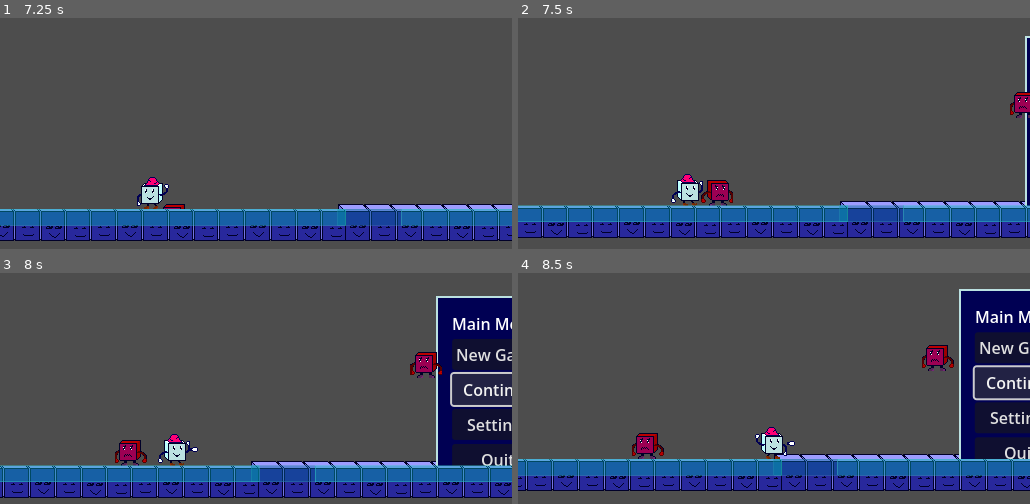
Above: before the commit, frames 1-4 (two rows, left to right).
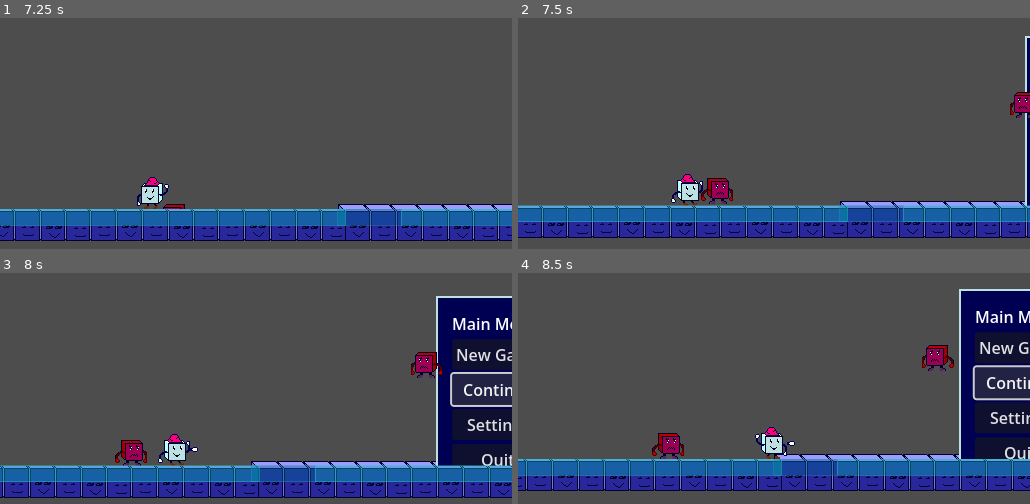
Above: after the commit, the same moments.

Repository: Doomn00b/Kewb
Game: Godot game, scene res://scenes/main.tscn
Two runs of this game, one before a commit and one after it. Both use one fixed random seed, a clock stepped at 60 frames per second and the inputs below. The engine's default icon, where the game draws it, is replaced by a stand-in: a white triangle on a blue panel in a dark square.
Inputs:
- Up to frame 1 (7.25 s): tap Enter (ui_accept) at 0.5 s; hold Right (move_forward) 0.53-1.25 s; tap Z (attack) at 0.6, 4.35, 5.3, 5.85, 6.6 s; tap Space (jump) at 0.77, 4.52, 6.02, 6.77 s; click "New Game" at 1.25 s; click "New Game" at 2 s; click "Continue" at 2.75 s; click "Continue" at 3.5 s; hold Right (move_forward) 4.28-5.03 s; hold X (charge) 5.03-5.78 s; hold Left (move_back) from 5.03 s (still down)
- Up to frame 2 (7.5 s): release Left (move_back) at 7.28 s; hold Right (move_forward) from 7.28 s (still down); tap X (charge) at 7.35 s
- Up to frame 3 (8 s): keep holding Right (move_forward); tap Space (jump) at 7.52 s; tap Z (attack) at 7.55 s
- Up to frame 4 (8.5 s): keep holding Right (move_forward); tap Z (attack) at 8.1 s

Frame 1 is identical in both runs. In frame 2, 0.3% of the frame differs, in the area x 35-42%, y 69-82%; in frame 3, 0.3%; in frame 4, 0.9%, in the area x 22-33%, y 69-81%.

Commit message:
ART: Made a rush-frame for enemy. EDITOR: Connected up frames to animation. CODE: Attempted to make death-state work.
Death-state doesn't work because there's nothing that triggers TAKE DAMAGE.

Diff:
--- a/FiniteStateMachine.gd
+++ b/FiniteStateMachine.gd
@@ -2,12 +2,23 @@
 class_name FiniteStateMachine
 
 @export var state: State #We make a new variable based on our state-script.
+var state_dict : Dictionary[String, State] = {}
+
+func _init() -> void:
+	pass
+	#UPDATE STATE DICT HERE
 
 func _ready() -> void:
-	change_state(state)
+	state.enter_state()
 
-func change_state(new_state: State):
+func change_state(new_state : String):
+	if !state_dict.has(new_state): #If our state-dictionary doesn't have a new state...
+		push_error(new_state, " Does not exist in state dict") #...we get an error.
+		return
 	if state is State: #This checks if our current state is actually a state, and not NULL.
-		state._exit_state()
-	new_state._enter_state()
-	state = new_state #Since we checked that we had a new state, we make our current state the new state.
+		state.exit_state() #We run the exit-state function.
+	state = state_dict[new_state] #Since we exited the state, we check the dictionary for a new state.
+	state.enter_state() #And then we enter the new state.
+
+func _physics_process(delta: float) -> void:
+	state.update_state(delta) #We continously update our current state.
--- a/State.gd
+++ b/State.gd
@@ -6,7 +6,10 @@
 signal state_finished #We give the script the ability to send a signal, that it's done.
 
 @abstract
-func _enter_state() -> void
+func enter_state() -> void
 
 @abstract
-func _exit_state() -> void
+func update_state(delta : float) -> void
+
+@abstract
+func exit_state() -> void
--- a/characters/Enemies/EkDeathState.gd
+++ b/characters/Enemies/EkDeathState.gd
@@ -3,21 +3,19 @@
 
 @export var actor: EnemyKewb #We put our "Actor" here, in this case, our enemy-Kewb.
 
-signal ek_dead #Signal that says enemy is dead.
+# Called when the node enters the scene tree for the first time.
+func _ready() -> void:
+	pass
+
+func enter_state() -> void:
+	actor.animator.play("ek_dead")
+	actor.queue_free() #We remove Enemy from memory, destroying it.
+
+# Called every frame. 'delta' is the elapsed time since the previous frame.
+func update_state(_delta: float) -> void:
+	pass
 
 
-# Called when the node enters the scene tree for the first time.
-func _ready() -> void:
-	set_physics_process(false)
-
-func _enter_state() -> void:
-	set_physics_process(true)
-
-# Called every frame. 'delta' is the elapsed time since the previous frame.
-func _physics_process(delta: float) -> void:
-	actor._apply_gravity(delta)
-	actor.move_and_slide()
-
-func _exit_state() -> void:
-	set_physics_process(false)
-	print_debug("Enemy-kewb died!")
+func exit_state() -> void:
+	#We NEVER exit this state. This is the end...
+	pass
--- a/characters/Enemies/EkRoamingState.gd
+++ b/characters/Enemies/EkRoamingState.gd
@@ -3,33 +3,28 @@
 extends State #We inherit from our old abstract class, making what's in here a State.
 
 @export var actor: EnemyKewb #We put our "Actor" here, in this case, our enemy-Kewb.
-#@export var flip: Marker2D
-#@export var animator: AnimationPlayer
-#@export var atk_raycast : RayCast2D
-#@export var edge_rayL : RayCast2D #Left edge-raycast, to detect where a cliff is.
-#@export var edge_rayR : RayCast2D #Right edge-raycast, to detect where a cliff is.
-
 @export var Ewspeed: int = 50 #The walking, aka Roaming -speed.
-
 
 signal found_player #Signal that sends to rush-state.
 signal hurt_roam #Signal that sends to stun-state or dead-state.
 
 # Called when the node enters the scene tree for the first time.
 func _ready() -> void: #Start
-	set_physics_process(false) #We turn off physics, to make sure it's not running before we enter state.
+	var sm : FiniteStateMachine = get_parent()
+	found_player.connect(sm.change_state.bind("Rush")) #We connect the found player signal to activate the rush state
 
-func _enter_state() -> void:
-	set_physics_process(true)
+func enter_state() -> void:
+	pass
 
-func _exit_state() -> void:
-	set_physics_process(false) #We turn off physics again, when we exit state. (because the next state will turn its own on)
+func exit_state() -> void:
+	print_debug("Exiting Roaming")
 
-func _physics_process(delta: float) -> void: #FixedUpdate
-	actor._apply_gravity(delta)
+func update_state(delta: float) -> void: #FixedUpdate
+	#actor.take_damage(delta)
+	actor.apply_gravity(delta)
 	_roaming()
-	actor._flip() #We run the flip-function in the Actor (enemy-kewb).
-	actor._wall_collide(delta) #We check for wall-collisions via the function in Actor. (enemy-kewb)
+	actor.flip() #We run the flip-function in the Actor (enemy-kewb).
+	actor.wall_collide(delta) #We check for wall-collisions via the function in Actor. (enemy-kewb)
 	_seek_player(delta)
 	actor.move_and_slide()
 
@@ -39,21 +34,6 @@
 		actor.velocity = Vector2.RIGHT.rotated(randf_range(0.0, TAU)) * actor.max_speed #...set our actors velocity to
 
 func _seek_player(_delta):
-	if actor.atk_raycast.is_colliding():
-		found_player.emit()
+	if actor.atk_raycast.is_colliding(): #If our attack-raycast is colliding, then...
+		found_player.emit() #...emit the signal that we've found the player.
 		print_debug("Saw player. Exiting Roam.")
-
-#TODO: decide if the below code should be in individual states, or accessed from the Actor.
-#func _flip():
-	#flip.scale.x = sign(actor.velocity.x) #We make it so our flip's scale is dependent on if the enemy is moving on the x-axis.
-	#if flip.scale.x == 0 : #If we're not moving, then...
-		#flip.scale.x = 1 #...we flip the scale, aka reverse direction.
-	#
-	#if !edge_rayL.is_colliding() or !edge_rayR.is_colliding(): #If one of our edge-raycasts aren't detecting...
-		#flip.scale.x = -1
-#
-#func _wall_collide(delta):
-	#var collision = actor.move_and_collide(actor.velocity_x * delta)
-	#if collision:
-		#var bounce_velocity = actor.velocity_x.bounce(collision.get_normal())
-		#actor.velocity = bounce_velocity
--- a/characters/Enemies/EkRushState.gd
+++ b/characters/Enemies/EkRushState.gd
@@ -4,11 +4,6 @@
 @export var actor: EnemyKewb #We put our "Actor" here, in this case, our enemy-Kewb.
 @export var Erunspeed: int = 50 #The walking, aka Roaming -speed.
 
-#@export var flip: Marker2D
-#@export var animator: AnimationPlayer
-#@export var atk_raycast : RayCast2D
-#@export var edge_rayL : RayCast2D #Left edge-raycast, to detect where a cliff is.
-#@export var edge_rayR : RayCast2D #Right edge-raycast, to detect where a cliff is.
 var delay_rush : Timer #This variable is the time between spotting the player and attacking.
 
 signal lost_player #Signal that sends to roam-state.
@@ -17,17 +12,18 @@
 
 # Called when the node enters the scene tree for the first time.
 func _ready() -> void:
-	set_physics_process(false)
+	var sm : FiniteStateMachine = get_parent()
+	lost_player.connect(sm.change_state.bind("Roaming")) #We connect a signal which triggers Roaming-state.
 
-func _enter_state() -> void:
-	set_physics_process(true)
-	delay_rush = $"../../RushDelay"
+func enter_state() -> void:
+	delay_rush = %RushDelay #When we enter rush-state, we get the rush-delay timer.
 
 # Called every frame. 'delta' is the elapsed time since the previous frame.
-func _physics_process(delta: float) -> void:
-	actor._apply_gravity(delta)
+func update_state(delta : float) -> void:
+	#actor.take_damage(delta)
+	actor.apply_gravity(delta)
 	_rush_player(delta)
-	actor._flip()
+	actor.flip()
 	actor.move_and_slide()
 
 func _rush_player(_delta : float):
@@ -39,12 +35,11 @@
 		return
 	#END guard-clause
 
-	#Raycasting, for detecting the player.
 	if actor.atk_raycast.is_colliding(): #If the raycast hits the player...
 		delay_rush.start() #...we start a timer to delay the 1st attack.
 		await delay_rush.timeout #...which delays the below attack-code.
-		#If the enemy is touching the floor and we're not in Game Over, then...
 		if actor.is_on_floor() and GameManager.instance.is_game_over == false : #If the actor (EnemyKewb) is on the floor and it's not game over, then...
+			actor.animator.play("ek_rush") #We play the rush-animation
 			actor.move_dir = (actor.playerChr.position - actor.position).normalized()
 			actor.velocity.x = actor.move_dir.x * Erunspeed
 			return
@@ -52,14 +47,5 @@
 		lost_player.emit() #...emit the signal to change state.
 		print_debug("Lost the player.")
 
-#func _flip():
-	#flip.scale.x = sign(actor.velocity.x) #We make it so our flip's scale is dependent on if the enemy is moving on the x-axis.
-	#if flip.scale.x == 0 : #If we're not moving, then...
-		#flip.scale.x = 1 #...we flip the scale, aka reverse direction.
-	#
-	#if !actor.edge_rayL.is_colliding() or !actor.edge_rayR.is_colliding(): #If one of our edge-raycasts aren't detecting...
-		#flip.scale.x = -1
-
-func _exit_state() -> void:
-	set_physics_process(false)
+func exit_state() -> void:
 	print_debug("Exiting RUSH.")
--- a/characters/Enemies/EnemyKewb.gd
+++ b/characters/Enemies/EnemyKewb.gd
@@ -1,71 +1,63 @@
 class_name EnemyKewb
 extends CharacterBody2D
 
+signal enemy_died()
+
 @export var max_speed : int = 40
 @export var acceleration : int = 50
-#Below is State-Machine
-@onready var fin_sm = $FiniteStateMachine
-@onready var roaming_state = $FiniteStateMachine/EkRoamingState as EkRoamingState
-@onready var rush_state = $FiniteStateMachine/EkRushState as EkRushState
-#End state-machine access.
+@export var base_damage : int = 1
+#Below variables are created when the Ready-function is run.
+@onready var fin_sm = %EkStateMachine #The moment we start we get the State-Machine
+@onready var playerChr = get_tree().get_first_node_in_group("playerGroup")
+@onready var flip_node : Marker2D = %FlipEk
+@onready var atk_raycast : RayCast2D = %EkAtkRC
+@onready var edge_rayL : RayCast2D = %EkEdgeL
+@onready var edge_rayR : RayCast2D = %EkEdgeR
+@onready var animator : AnimationPlayer = %AnimationPlayer
 
 static var enemies_spawned : int = 0 #This variable determines how many enemies have spawned.
 
-var playerChr #We make a new variable to represent the player
+const EK_MAX_HEALTH = 10 #We make a new constant that defines the enemy has health.
+
+var health = EK_MAX_HEALTH #We make a new variable based on the Health-constant.
 var move_dir : Vector2 :
 	set(new_dir):
 		move_dir = new_dir
 var velocity_x: Vector2 #This variable is for only changing velocity on the X-axis, instead of both axis.
 
-var flip: Marker2D
-var animator: AnimationPlayer
-
-var atk_raycast : RayCast2D
-var edge_rayL : RayCast2D #Left edge-raycast, to detect where a cliff is.
-var edge_rayR : RayCast2D #Right edge-raycast, to detect where a cliff is.
-
 # Called when the node enters the scene tree for the first time.
 func _ready() -> void:
 	velocity_x = Vector2(-velocity.x, velocity.y) #We "preserve" y, aka remove it from the velocity, so we can use it for flipping.
 	enemies_spawned += 1 #When we start the scene, enemy-count will go up.
-	playerChr = get_tree().get_first_node_in_group("playerGroup")
-	flip = $FlipEk
-	atk_raycast = $FlipEk/EkAtkRC
-	edge_rayL = $FlipEk/EkEdgeL
-	edge_rayR = $FlipEk/EkEdgeR
-	animator = $AnimationPlayer
 
-	#State-Machine activation.
-	roaming_state.found_player.connect(fin_sm.change_state.bind(rush_state)) #We connect the found player signal to activate the rush state
-	rush_state.lost_player.connect(fin_sm.change_state.bind(roaming_state)) #Connecting lost player signal to activating roam state.
+	#WHAT triggers the Take-damage function?? Nothing at the moment...
+func take_damage(damage : int):
+	health -= damage #Enemy's health decreases by 5, per punch that connects.
+	print("Enemy Took Damage!")
+	if health <= 0: #If the enemy gets zero or less health,then...
+		enemy_died.emit() #...we emit the enemy-died signal.
+		print("Enemy died, start death-state.")
 
-
-# Called every frame. 'delta' is the elapsed time since the previous frame.
-func _process(_delta: float) -> void:
-	pass
-
-
-func _apply_gravity(delta : float):
+func apply_gravity(delta : float):
 	if not is_on_floor() : #Do I need MORE in the condition?
 		var gravity = get_gravity() #We make a new temp-var, and base it on the get-gravity-function.
 		velocity.y += gravity.y * delta
 	else: #Otherwise, we...
 		return #...don't do anything. (no gravity-application)
 
-func _flip():
-	flip.scale.x = sign(velocity.x) #We make it so our flip's scale is dependent on if the enemy is moving on the x-axis.
-	if flip.scale.x == 0 : #If we're not moving, then...
-		flip.scale.x = 1 #...we flip the scale, aka reverse direction.
+func flip():
+	flip_node.scale.x = sign(velocity.x) #We make it so our flip's scale is dependent on if the enemy is moving on the x-axis.
+	if flip_node.scale.x == 0 : #If we're not moving, then...
+		flip_node.scale.x = 1 #...we flip the scale, aka reverse direction.
 	if !edge_rayL.is_colliding() or !edge_rayR.is_colliding(): #If one of our edge-raycasts aren't detecting...
-		flip.scale.x = -1 #...we flip the scale.
+		flip_node.scale.x = -1 #...we flip the scale.
 
-func _wall_collide(delta):
+func wall_collide(delta):
 	var collision = self.move_and_collide(self.velocity_x * delta)
 	if collision:
 		var bounce_velocity = self.velocity_x.bounce(collision.get_normal())
 		self.velocity = bounce_velocity
 
-
 func setup_enemy(pos : Vector2 = Vector2.ZERO): #A function that readies the enemy's properties in a level.
 	self.global_position = pos #Sets up the position of the enemy.
 	#Add setting health?
--- a/characters/Enemies/enemy.gd
+++ b/characters/Enemies/enemy.gd
@@ -1,5 +1,3 @@
-#TODO: Make enemy flip direction when Walking to edge.
-		#Fix chasing the player backwards!!
 class_name Enemy
 extends CharacterBody2D
 
@@ -9,8 +7,8 @@
 @export var base_damage : int = 1
 static var enemies_spawned : int = 0 #This variable determines how many enemies have spawned.
 
-const NMYMAX_HEALTH = 10 #We make a new constant that defines the enemy has health.
-var health = NMYMAX_HEALTH #We make a new variable based on the Health-constant.
+const EK_MAX_HEALTH = 10 #We make a new constant that defines the enemy has health.
+var health = EK_MAX_HEALTH #We make a new variable based on the Health-constant.
 var playerChr #We make a new variable to represent the player
 var player_chase : bool = false #Represents the enemy chasing the player or not.
 var is_roaming : bool = true #Represents the enemy randomly walking around.
@@ -36,7 +34,7 @@
 	playerChr = get_tree().get_first_node_in_group("playerGroup")
 	print_debug("Got the player from Tree.")
 	enemies_spawned += 1 #When we start the scene, enemy-count will go up.
-	EDmgArea.body_entered.connect(_on_pbody_ent_dmg) #Connecting Give-Damage-area.
+	EDmgArea.body_entered.connect(on_pbody_ent_dmg) #Connecting Give-Damage-area.
 	atk_raycast = $FlipEk/EkAtkRC #We give the raycast-object (from the node-tree) to our nmy-raycast variable.
 	edge_rayL = $FlipEk/EkEdgeL #Give the variable the left edge ray-cast
 	edge_rayR = $FlipEk/EkEdgeR #Give the variable the Right edge ray-cast
@@ -64,11 +62,11 @@
 	direction_timer.start()
 	if player_chase == false: #If we're not chasing the player then...
 		move_dir = [Vector2.RIGHT, Vector2.LEFT].pick_random() #Choose a random left or right direction.
-		_flip() #We run the function to see if we now need to flip the player.
+		flip() #We run the function to see if we now need to flip the player.
 		print_debug("New random direction?")
 
 #Code to flip the character when walking.
-func _flip():
+func flip():
 	#Guard clause
 	if move_dir.x == 0:
 		return
@@ -127,7 +125,7 @@
 
 
 #Giving damage to player.
-func _on_pbody_ent_dmg(node : Node2D) -> void:
+func on_pbody_ent_dmg(node : Node2D) -> void:
 	if node is Player:
 		node.take_damage(base_damage)
 		backoff_time.start()
--- a/characters/Enemies/enemy_kewb.tscn
+++ b/characters/Enemies/enemy_kewb.tscn
@@ -2,7 +2,7 @@
 
 [ext_resource type="Script" uid="uid://mvqp0ch8vr7d" path="res://characters/Enemies/EnemyKewb.gd" id="1_vcfko"]
 [ext_resource type="Texture2D" uid="uid://bfltmihxlpttx" path="res://characters/Enemies/EnemyKewb.png" id="2_vcfko"]
-[ext_resource type="Script" uid="uid://dpduk2d1ah1ss" path="res://FiniteStateMachine.gd" id="3_2jp2x"]
+[ext_resource type="Script" uid="uid://cdqs8btxrwkmb" path="res://characters/Enemies/enemy_state_machine.gd" id="3_ouuic"]
 [ext_resource type="Script" uid="uid://lsb5g3ng2uin" path="res://characters/Enemies/EkRoamingState.gd" id="5_icoxl"]
 [ext_resource type="Script" uid="uid://b05t1b3r143i1" path="res://characters/Enemies/EkRushState.gd" id="5_ouuic"]
 [ext_resource type="Script" uid="uid://d233he44s01xw" path="res://characters/Enemies/EkDeathState.gd" id="6_ouuic"]
@@ -10,17 +10,61 @@
 [sub_resource type="RectangleShape2D" id="RectangleShape2D_78frg"]
 size = Vector2(32, 28)
 
+[sub_resource type="Animation" id="Animation_0p1gw"]
+length = 0.001
+
+[sub_resource type="Animation" id="Animation_bw5ij"]
+resource_name = "ek_dead"
+tracks/0/type = "value"
+tracks/0/imported = false
+tracks/0/enabled = true
+tracks/0/path = NodePath("FlipEk/EkSprite2D:frame")
+tracks/0/interp = 1
+tracks/0/loop_wrap = true
+tracks/0/keys = {
+"times": PackedFloat32Array(0),
+"transitions": PackedFloat32Array(1),
+"update": 1,
+"values": [2]
+}
+
 [sub_resource type="Animation" id="Animation_l43yn"]
 resource_name = "ek_idle"
+tracks/0/type = "value"
+tracks/0/imported = false
+tracks/0/enabled = true
+tracks/0/path = NodePath("FlipEk/EkSprite2D:frame")
+tracks/0/interp = 1
+tracks/0/loop_wrap = true
+tracks/0/keys = {
+"times": PackedFloat32Array(0),
+"transitions": PackedFloat32Array(1),
+"update": 1,
+"values": [0]
+}
 
 [sub_resource type="Animation" id="Animation_icoxl"]
 resource_name = "ek_rush"
+tracks/0/type = "value"
+tracks/0/imported = false
+tracks/0/enabled = true
+tracks/0/path = NodePath("FlipEk/EkSprite2D:frame")
+tracks/0/interp = 1
+tracks/0/loop_wrap = true
+tracks/0/keys = {
+"times": PackedFloat32Array(0),
+"transitions": PackedFloat32Array(1),
+"update": 1,
+"values": [1]
+}
 
 [sub_resource type="Animation" id="Animation_ouuic"]
 resource_name = "ek_walk"
 
 [sub_resource type="AnimationLibrary" id="AnimationLibrary_l43yn"]
 _data = {
+&"RESET": SubResource("Animation_0p1gw"),
+&"ek_dead": SubResource("Animation_bw5ij"),
 &"ek_idle": SubResource("Animation_l43yn"),
 &"ek_rush": SubResource("Animation_icoxl"),
 &"ek_walk": SubResource("Animation_ouuic")
@@ -36,7 +80,33 @@
 script = ExtResource("1_vcfko")
 metadata/_edit_group_ = true
 
+[node name="EkStateMachine" type="Node" parent="." unique_id=1365371342 node_paths=PackedStringArray("actor", "state")]
+unique_name_in_owner = true
+script = ExtResource("3_ouuic")
+actor = NodePath("..")
+state = NodePath("EkRoamingState")
+metadata/_custom_type_script = "uid://dpduk2d1ah1ss"
+
+[node name="EkRoamingState" type="Node" parent="EkStateMachine" unique_id=1114765268 node_paths=PackedStringArray("actor")]
+unique_name_in_owner = true
+script = ExtResource("5_icoxl")
+actor = NodePath("../..")
+metadata/_custom_type_script = "uid://lsb5g3ng2uin"
+
+[node name="EkRushState" type="Node" parent="EkStateMachine" unique_id=1032189707 node_paths=PackedStringArray("actor")]
+unique_name_in_owner = true
+script = ExtResource("5_ouuic")
+actor = NodePath("../..")
+metadata/_custom_type_script = "uid://b05t1b3r143i1"
+
+[node name="EkDeathState" type="Node" parent="EkStateMachine" unique_id=955960929 node_paths=PackedStringArray("actor")]
+unique_name_in_owner = true
+script = ExtResource("6_ouuic")
+actor = NodePath("../..")
+metadata/_custom_type_script = "uid://d233he44s01xw"
+
 [node name="RushDelay" type="Timer" parent="." unique_id=1133709180]
+unique_name_in_owner = true
 wait_time = 0.8
 one_shot = true
 
@@ -54,12 +124,15 @@
 shape = SubResource("RectangleShape2D_78frg")
 
 [node name="AnimationPlayer" type="AnimationPlayer" parent="." unique_id=2011432541]
+unique_name_in_owner = true
 libraries/ = SubResource("AnimationLibrary_l43yn")
 
 [node name="FlipEk" type="Marker2D" parent="." unique_id=923432180]
+unique_name_in_owner = true
 
-[node name="Sprite2D" type="Sprite2D" parent="FlipEk" unique_id=1626493624]
+[node name="EkSprite2D" type="Sprite2D" parent="FlipEk" unique_id=1626493624]
 texture = ExtResource("2_vcfko")
+hframes = 3
 
 [node name="EDmgArea" type="Area2D" parent="FlipEk" unique_id=389465481 groups=["enemyDmgGroup"]]
 collision_layer = 0
@@ -71,36 +144,20 @@
 debug_color = Color(0.90518546, 0.17105508, 0.6280246, 0.41960785)
 
 [node name="EkAtkRC" type="RayCast2D" parent="FlipEk" unique_id=1170243958]
+unique_name_in_owner = true
 position = Vector2(16, 0)
 target_position = Vector2(168, 0)
 collision_mask = 4
 
 [node name="EkEdgeL" type="RayCast2D" parent="FlipEk" unique_id=980637611]
+unique_name_in_owner = true
 position = Vector2(-16, 16)
 target_position = Vector2(0, 16)
 
 [node name="EkEdgeR" type="RayCast2D" parent="FlipEk" unique_id=1977908662]
+unique_name_in_owner = true
 position = Vector2(18, 16)
 target_position = Vector2(0, 16)
 
-[node name="FiniteStateMachine" type="Node" parent="." unique_id=1365371342 node_paths=PackedStringArray("state")]
-script = ExtResource("3_2jp2x")
-state = NodePath("EkRoamingState")
-metadata/_custom_type_script = "uid://dpduk2d1ah1ss"
-
-[node name="EkRoamingState" type="Node" parent="FiniteStateMachine" unique_id=1114765268 node_paths=PackedStringArray("actor")]
-script = ExtResource("5_icoxl")
-actor = NodePath("../..")
-metadata/_custom_type_script = "uid://lsb5g3ng2uin"
-
-[node name="EkRushState" type="Node" parent="FiniteStateMachine" unique_id=1032189707 node_paths=PackedStringArray("actor")]
-script = ExtResource("5_ouuic")
-actor = NodePath("../..")
-metadata/_custom_type_script = "uid://b05t1b3r143i1"
-
-[node name="EkDeathState" type="Node" parent="FiniteStateMachine" unique_id=955960929]
-script = ExtResource("6_ouuic")
-metadata/_custom_type_script = "uid://d233he44s01xw"
-
 [connection signal="timeout" from="DirTimer" to="." method="_on_dir_timer_timeout"]
 [connection signal="timeout" from="EbackTimer" to="." method="_on_dir_timer_timeout"]
--- /dev/null
+++ b/characters/Enemies/enemy_state_machine.gd
@@ -0,0 +1,11 @@
+class_name EnemyStateMachine
+extends FiniteStateMachine
+
+@export var actor: EnemyKewb
+
+func _ready() -> void:
+	state_dict["Roaming"] = %EkRoamingState
+	state_dict["Rush"] = %EkRushState
+	state_dict["Death"] = %EkDeathState
+	actor.enemy_died.connect(change_state.bind("Death")) #We connect the signal for when enemy goes into death-state.
+	super() #Run same code as in overriden function
--- a/characters/Player/player.gd
+++ b/characters/Player/player.gd
@@ -62,7 +62,7 @@
 
 func _ready() -> void:
 	anim = %AnimationPlayer
-	fist_time = $FistTime #We get the timer that decides how long our fist is visible
+	fist_time = %FistTime #We get the timer that decides how long our fist is visible
 	#Wait... do I need to connect this to an animation-state as well?? YES! >:(
 	#We set the direction the player is facing, at the start of the game (to be right).
 	current_direction = -1
@@ -78,7 +78,7 @@
 	else:
 		current_move_state = MovementState.IDLE
 
-	_flip() #We run the flip-sprite function if we're moving.
+	flip() #We run the flip-sprite function if we're moving.
 	_player_attack() #If we press attack we run the player attack function.
 
 	#If we're holding charge while walking, and moving, then...
@@ -195,12 +195,12 @@
 	if health <= 0: #If you run out of health, or if it goes negative, then...
 		current_anim_state = AnimationState.PADEAD #We set the current animation-state to DEAD. ( we play the death-animation)
 		#Do I need a TIMER here, and an AWAIT?
-		self.queue_free() #...destroy the Player by removing from memory.
 		print_debug("Player died.")
 		GameManager.instance.is_game_over = true
+		self.queue_free() #...destroy the Player by removing from memory.
 
 #Code to flip the character when walking.
-func _flip():
+func flip():
 	#Guard clause
 	if move_dir.x == 0:
 		return
--- a/characters/Player/player.tscn
+++ b/characters/Player/player.tscn
@@ -149,7 +149,7 @@
 visible = false
 shape = SubResource("RectangleShape2D_8gp0o")
 
-[node name="CollisionShape2D" type="CollisionShape2D" parent="." unique_id=64264918]
+[node name="CollisionShape2D" type="CollisionShape2D" parent="." unique_id=64264918 groups=["playerGroup"]]
 modulate = Color(0.9831343, 0.25027704, 0.99999994, 1)
 self_modulate = Color(1, 0.79607844, 1, 1)
 position = Vector2(4.7683716e-07, 4.7683716e-07)
@@ -183,6 +183,7 @@
 libraries/ = SubResource("AnimationLibrary_5nx12")
 
 [node name="FistTime" type="Timer" parent="." unique_id=526654313]
+unique_name_in_owner = true
 wait_time = 0.5
 one_shot = true
 
Binary file changed: characters/Enemies/EnemyKewb.png
Binary file added: characters/Enemies/EnemyKewb_dead.png
Not shown, added: characters/Enemies/EnemyKewb_dead.png.import
Binary file changed: characters/Enemies/Test-enemy.aseprite
Not shown, added: characters/Enemies/enemy_state_machine.gd.uid
